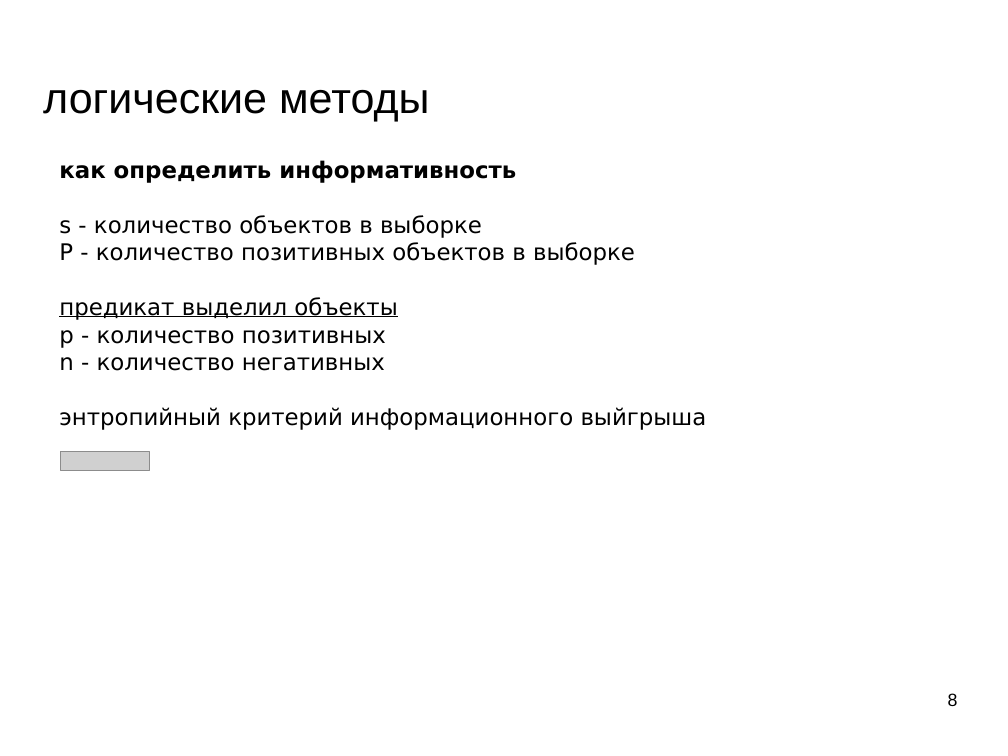
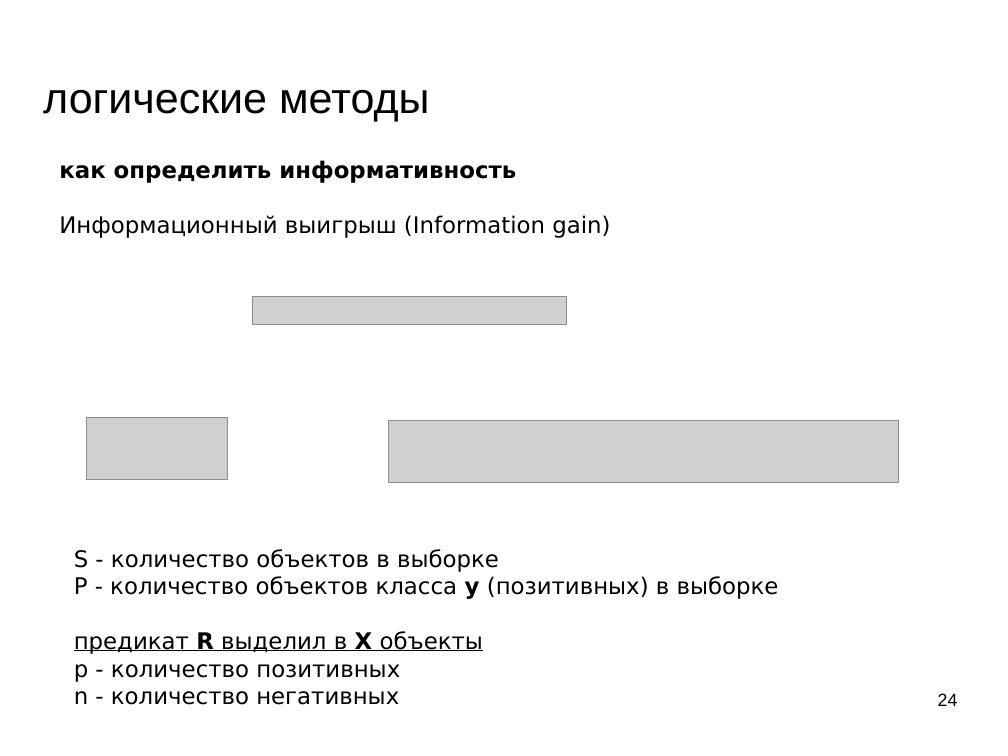
Before and after one commit to mechanoid5/ml_lectorium_legacy, a slide deck: slide 24 of 08-logical.odp (slide 8 before the commit). Drawn at 1008x756 pixels with LibreOffice and Linux fonts; fonts in the diff are those of the drawing; grey boxes stand for pictures; background and template pictures are left out. Boxes give left, top, right and bottom in pixels: in the first picture for what was removed or moved away, otherwise in the second. Text is boxed around its words. In the diff, an @@ line names an element or a change of style, - is before the commit and + after.

```diff
--- a/08-logical.odp
+++ b/08-logical.odp
@@ text added at bbox=[59, 160, 610, 238], 18 pt, text #000000 @@
+как определить информативность
+Информационный выигрыш (Information gain)
@@ picture added at bbox=[252, 296, 567, 324] @@
@@ text at bbox=[59, 407, 707, 430]: paragraph removed @@
-энтропийный критерий информационного выйгрыша
@@ picture: place and size @@
-picture at bbox=[60, 452, 150, 470]
+picture at bbox=[86, 418, 227, 480]
@@ picture added at bbox=[389, 420, 898, 482] @@
@@ text "S - количество объектов в ...": place and size @@
-text "S - количество объектов в ..." at bbox=[59, 160, 707, 430]
+text "S - количество объектов в ..." at bbox=[74, 549, 779, 705]
@@ text at bbox=[74, 549, 779, 654]: text changed @@
-как определить информативность
-s - количество объектов в выборке
-P - количество позитивных объектов в выборке
-предикат выделил объекты
+S - количество объектов в выборке
+P - количество объектов класса y (позитивных) в выборке
+предикат R выделил в X объекты
@@ page number at bbox=[938, 693, 958, 706]: text changed @@
-8
+24
```
Also in this commit, not shown: 9 other slides changed, 21 slides added, 6 other files.
